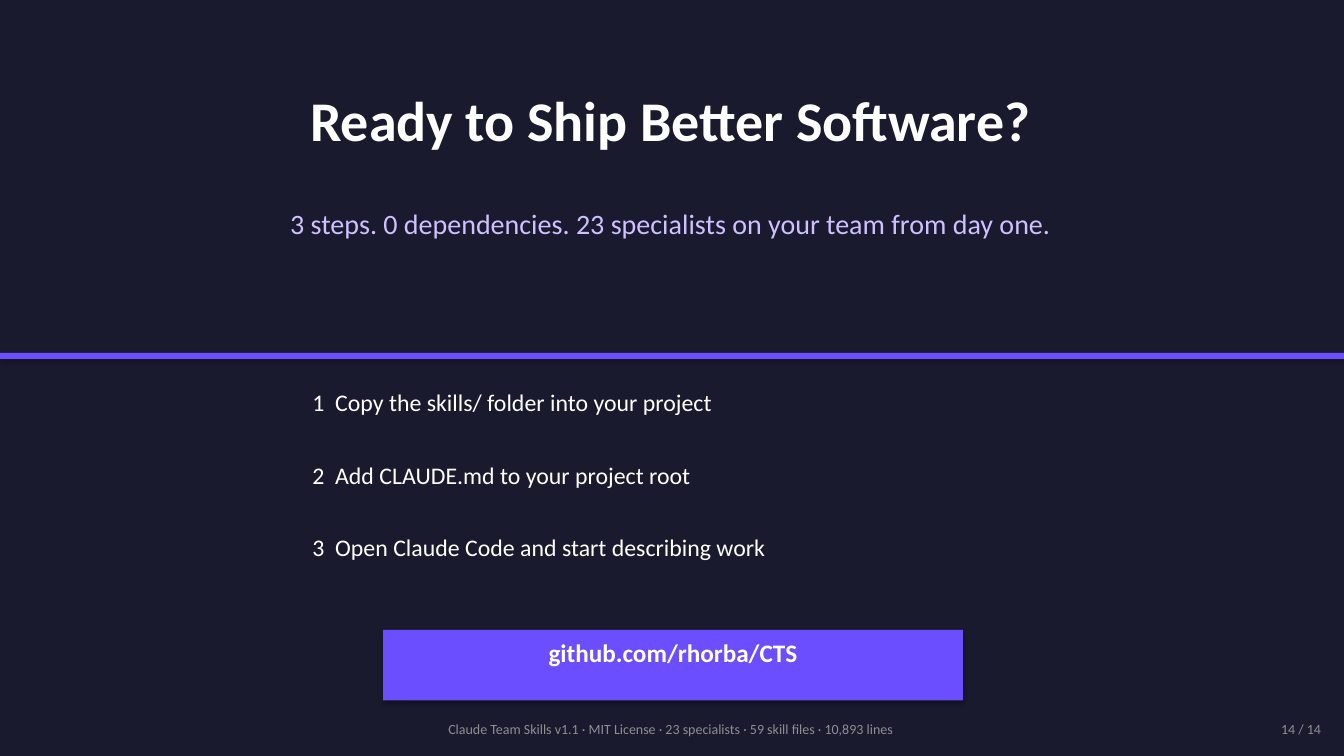
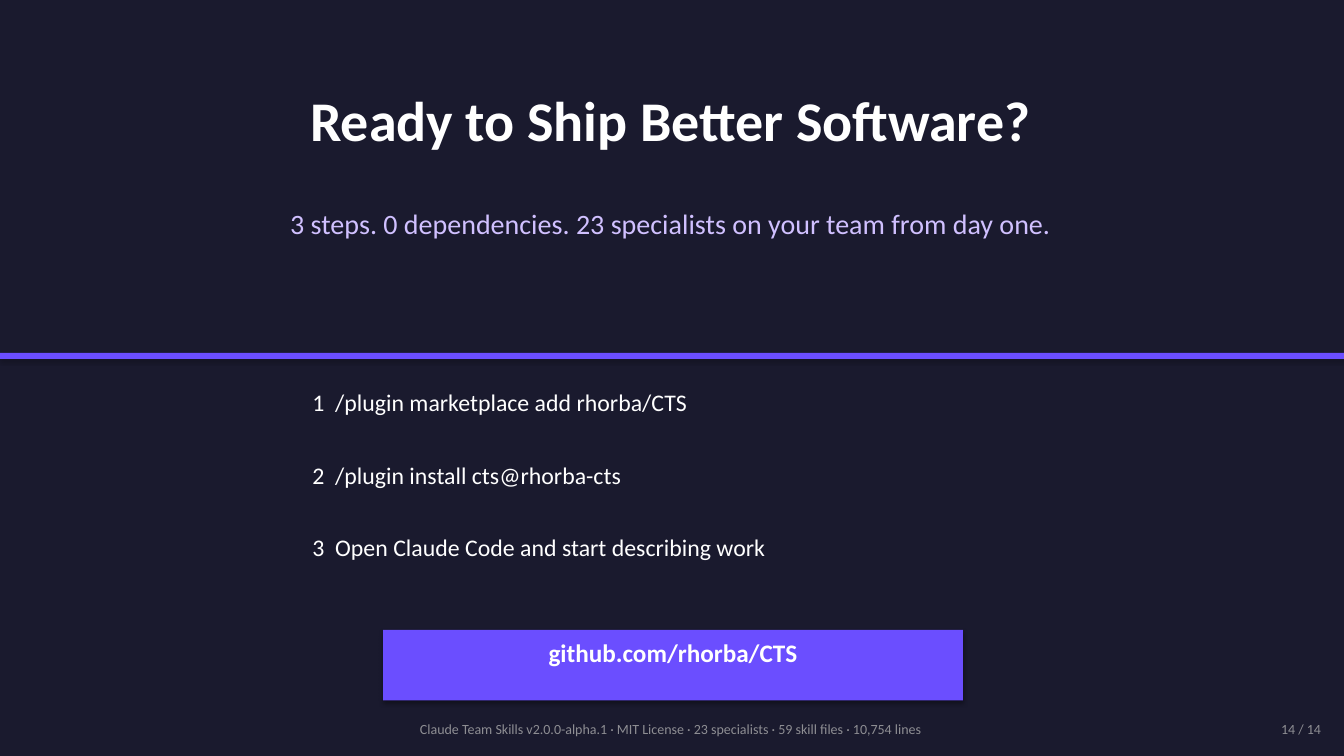
Before and after one commit to rhorba/CTS, a slide deck: slide 14 of claude-team-skills-pitch.pptx. Drawn at 1344x756 pixels with LibreOffice and Linux fonts; fonts in the diff are those of the drawing. Boxes give left, top, right and bottom in pixels: in the first picture for what was removed or moved away, otherwise in the second. Text is boxed around its words. In the diff, an @@ line names an element or a change of style, - is before the commit and + after.

```diff
--- a/claude-team-skills-pitch.pptx
+++ b/claude-team-skills-pitch.pptx
@@ text at <box>312,394,687,415</box>: text changed @@
-1 Copy the skills/ folder into your project
+1 /plugin marketplace add rhorba/CTS
@@ text at <box>312,467,621,488</box>: text changed @@
-2 Add CLAUDE.md to your project root
+2 /plugin install cts@rhorba-cts
@@ text at <box>420,724,921,736</box>: text changed @@
-Claude Team Skills v1.1 · MIT License · 23 specialists · 59 skill files · 10,893 lines
+Claude Team Skills v2.0.0-alpha.1 · MIT License · 23 specialists · 59 skill files · 10,754 lines
```
Also in this commit, not shown: 2 other slides changed, 1 slide added, 1 slide removed, 7 other files.
